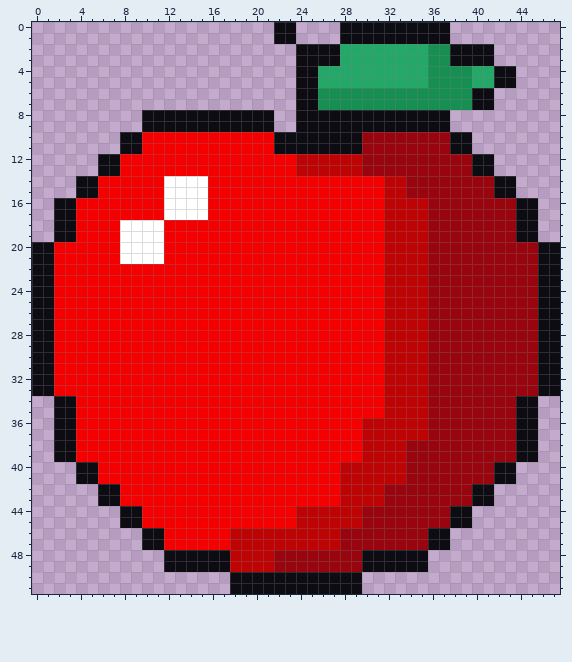
Two states of a pixel-art sprite, src/images/apple.png. This is how it looked before the edit.
The file is 48x52 pixels.
After the commit:
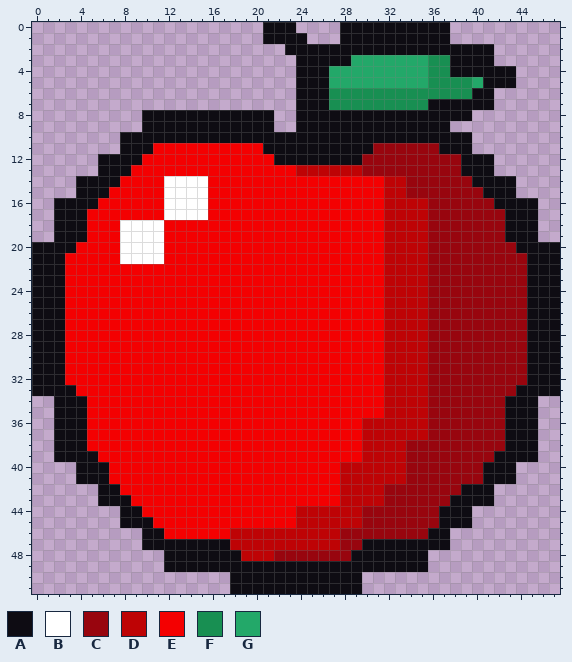
Palette (. is transparent): A #0e0c13  B #ffffff  C #98050e  D #be0305  E #f40001  F #188f52  G #23a869
Changes in this commit:
The author put colour A in row 0 at x 21; in row 1 at x 21 and 24; in row 2 at x 23; in row 8 at x 38 to 39.
Colour C becomes colour A in row 10 at x 30 to 37; in row 11 at x 30 and 37; in rows 12 to 13 at x 39; in row 14 at x 40 to 41; in row 15 at x 41; in row 16 at x 42 to 43.
Colour C becomes colour A in rows 17 to 19 at x 43; in row 20 at x 44 to 45; in rows 21 to 32 at x 45; in row 33 at x 44 to 45; in rows 34 to 38 at x 43; in row 39 at x 42 to 43.
Colour C becomes colour A in rows 40 to 41 at x 41; in row 42 at x 39; in row 43 at x 38 to 39; in rows 44 to 45 at x 37; in row 47 at x 30 to 35; in row 48 at x 29.
Colour C becomes colour A in row 49 at x 22 to 29.
Colour D becomes colour A in row 12 at x 24 to 29; in row 48 at x 18; in row 49 at x 18 to 21.
Colour E becomes colour A in row 10 at x 10 to 21; in row 11 at x 10 and 21; in row 12 at x 8 to 9 and 22 to 23; in row 13 at x 8; in row 14 at x 6 to 7; in row 15 at x 6.
Colour E becomes colour A in row 16 at x 4 to 5; in rows 17 to 19 at x 4; in row 20 at x 2 to 3; in rows 21 to 32 at x 2; in row 33 at x 2 to 3; in rows 34 to 38 at x 4.
Colour E becomes colour A in row 39 at x 4 to 5; in rows 40 to 41 at x 6; in row 43 at x 8; in row 45 at x 10; in row 47 at x 12 to 17.
Colour F becomes colour A in row 2 at x 36 to 37; in row 4 at x 38 to 39; in row 6 at x 26; in row 7 at x 26 and 36 to 39.
Colour G becomes colour A in row 2 at x 28 to 35; in row 3 at x 28; in row 4 at x 26 and 40 to 41; in row 5 at x 26 and 41.
Where, in picture pixels (left, top, right, bottom), the same in both pictures:
changed: (54, 22, 538, 572)
